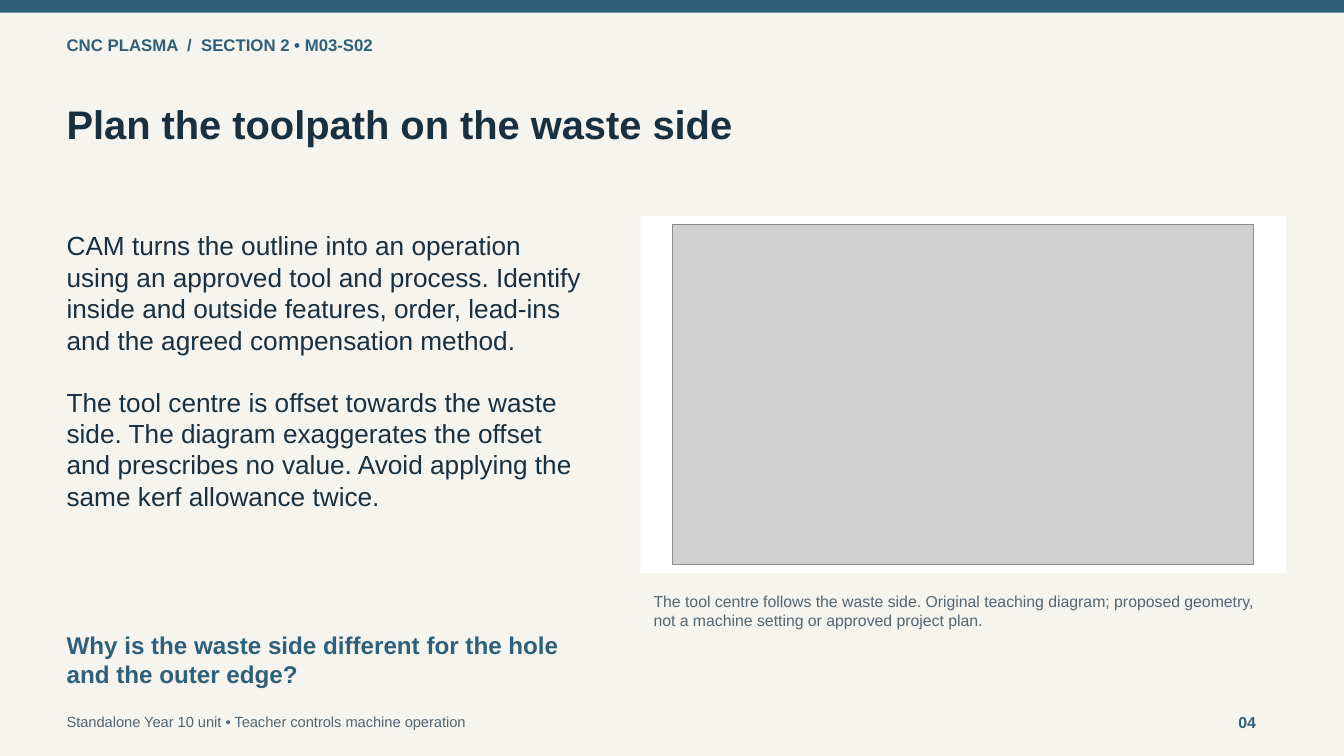
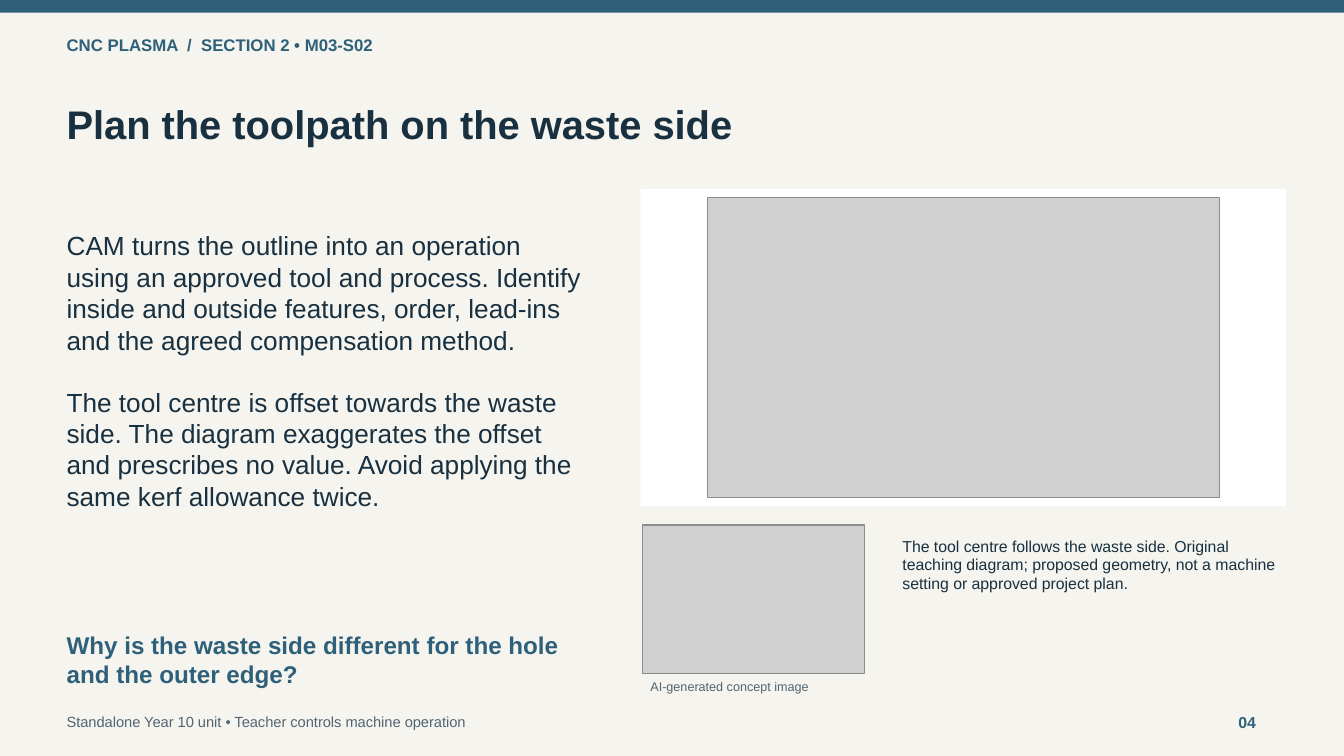
Before and after one commit to stevencowell/Main-Page, a slide deck: slide 4 of CNC-Plasma/assets/downloads/module-03-classroom.pptx. Drawn at 1344x756 pixels with LibreOffice and Linux fonts; fonts in the diff are those of the drawing; grey boxes stand for pictures. Boxes give left, top, right and bottom in pixels: in the first picture for what was removed or moved away, otherwise in the second. Text is boxed around its words. In the diff, an @@ line names an element or a change of style, - is before the commit and + after.

Commit message:
Add slide-specific images to CNC Plasma classroom PowerPoints

```diff
--- a/CNC-Plasma/assets/downloads/module-03-classroom.pptx
+++ b/CNC-Plasma/assets/downloads/module-03-classroom.pptx
@@ rectangle: place and size @@
-rectangle at box(640, 217, 1287, 574)
+rectangle at box(640, 190, 1287, 507)
@@ picture: place and size @@
-picture at box(674, 225, 1254, 566)
+picture at box(707, 198, 1220, 498)
@@ picture added at box(642, 525, 864, 674) @@
@@ text "The tool centre follows the ...": place and size @@
-text "The tool centre follows the ..." at box(654, 595, 1253, 630)
+text "The tool centre follows the ..." at box(902, 540, 1275, 593)
@@ text "The tool centre follows the ..." at box(902, 540, 1275, 593): text colour #526571 to #18303F @@
@@ text added at box(650, 682, 808, 694), 9 pt, text #526571 @@
+AI-generated concept image
```
Also in this commit, not shown: 7 other slides changed, 4 other files.
